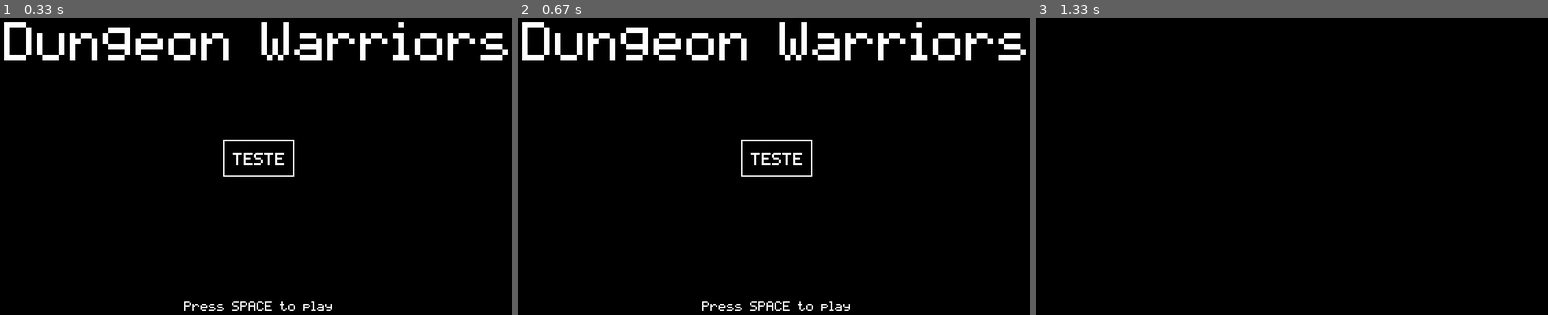
Above: before the commit, frames 1-3 (left to right).
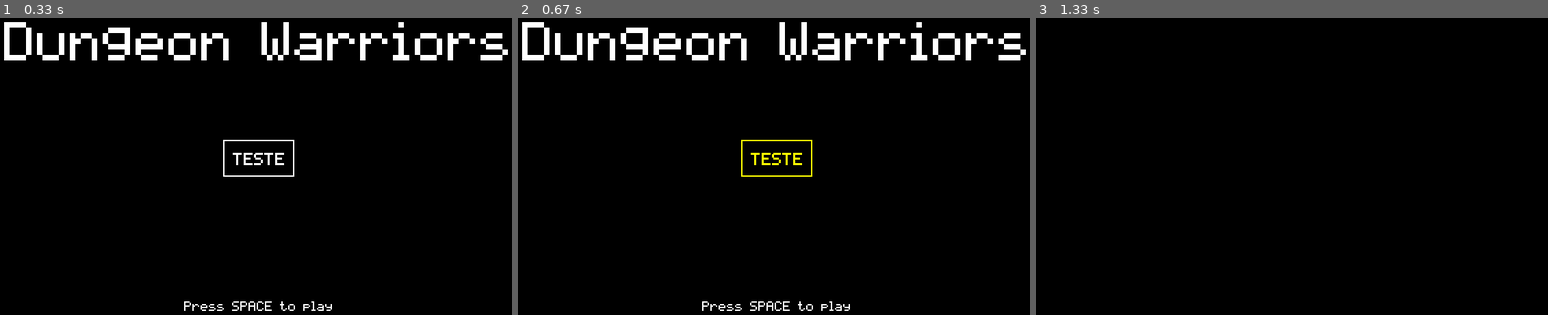
Above: after the commit, the same moments.

Repository: Luc4sKr/Programacao-II
Game: pygame game, started from pygame/005-menu/main.py
Same seed, same stepped clock (60 frames per second), same inputs: the game is played once before the commit and once after it.
Inputs (mouse positions are in pixels of both pictures, inside the frame that each line leads up to):
- Up to frame 1 (0.33 s): no input
- Up to frame 2 (0.67 s): click (779, 169) at 0.38 s
- Up to frame 3 (1.33 s): tap Space at 0.67 s

Frame 1 is identical in both runs. In frame 2, 0.4% of the frame differs, in the area x 43-58%, y 41-54%; in frame 3, nothing differs.

Commit message:
menu button

Diff:
--- a/pygame/005-menu/src/button.py
+++ b/pygame/005-menu/src/button.py
@@ -4,26 +4,59 @@
 from .constants import *
 
 class Button:
-    def __init__(self, screen, left, top, width, height, text, font_size=20, button_color=BLACK, font_color=WHITE, border_color=WHITE):
-        button_border = pygame.Rect(int(left - 2), int(top - 2), int(width + 4), int(height + 4))
-        button = pygame.Rect(int(left), int(top), int(width), int(height))
+    def __init__(self, text, left, top, width, height, callback_function=None, font_size=20, button_color=BLACK, font_color=WHITE, border_color=WHITE, hover_border_color=YELLOW):
+        self.left = left
+        self.top = top
+        self.width = width
+        self.height = height
+        self.text = text
+        self.font_size = font_size
+        self.button_color = button_color
+        self.base_font_color = font_color
+        self.font_color = font_color
+        self.base_border_color = border_color
+        self.border_color = border_color
+        self.hover_border_color = hover_border_color
 
-        pygame.draw.rect(screen, border_color, button_border)
-        pygame.draw.rect(screen, button_color, button)
+        self.button_border = pygame.Rect(int(self.left - 2), int(self.top - 2), int(self.width + 4), int(self.height + 4))
+        self.button = pygame.Rect(int(self.left), int(self.top), int(self.width), int(self.height))
 
-        draw_text(screen, text, font_size, font_color, left + (width / 2), top + (height / 2))
+        self.click = False
+        self.pressed = False
+
+        self.callback_function = callback_function
 
 
+    def draw(self, screen):
+        pygame.draw.rect(screen, self.border_color, self.button_border)
+        pygame.draw.rect(screen, self.button_color, self.button)
 
-"""
+        draw_text(screen, self.text, self.font_size, self.font_color, self.left + (self.width / 2), self.top + (self.height / 2))
 
-@staticmethod
-def draw_button(screen, left, top, width, height, text, font_size=20, button_color=Const.BLACK, font_color=Const.WHITE, border_color=Const.WHITE):
-    button_border = pygame.Rect(int(left - 2), int(top - 2), int(width + 4), int(height + 4))
-    button = pygame.Rect(int(left), int(top), int(width), int(height))
-    pygame.draw.rect(screen, border_color, button_border)
-    pygame.draw.rect(screen, button_color, button)
-    Draw_util.draw_text(screen, text, font_size, font_color, left + (width / 2), top + (height / 2))
-    return button
 
-"""
+    def update(self):
+        self.mouse_pos = pygame.mouse.get_pos()
+        self.click = pygame.mouse.get_pressed()[0]
+
+        self.check_hover()
+        self.check_click()
+
+
+    def check_click(self):
+        if self.check_hover() and self.click and not self.pressed:
+            if self.callback_function:
+                self.callback_function()
+            self.pressed = True
+
+        self.pressed = False
+
+
+    def check_hover(self):
+        if self.button.collidepoint(self.mouse_pos):
+            self.border_color = self.hover_border_color
+            self.font_color = self.hover_border_color
+            return True
+
+        self.border_color = self.base_border_color
+        self.font_color = self.base_font_color
+        return False
--- a/pygame/005-menu/src/constants.py
+++ b/pygame/005-menu/src/constants.py
@@ -12,3 +12,4 @@
 # Colors
 BLACK = (0, 0, 0)
 WHITE = (255, 255, 255)
+YELLOW = (255, 255, 0)
--- a/pygame/005-menu/src/game.py
+++ b/pygame/005-menu/src/game.py
@@ -11,6 +11,7 @@
 
         self.screen = pygame.display.set_mode(RESOLUTION)
         pygame.display.set_caption("Dungeon Warriors")
+
         self.clock = pygame.time.Clock()
         self.game_over = False
         self.main_menu = MainMenu(self)
--- a/pygame/005-menu/src/menu.py
+++ b/pygame/005-menu/src/menu.py
@@ -41,19 +41,26 @@
     def __init__(self, game) -> None:
         super().__init__(game)
 
+        self.btn1 = Button("TESTE", HALF_WIDTH - 50, 200, 100, 50, callback_function=self.teste)
+
     def draw(self):
         super().draw()
 
         draw_text(self.game.screen, "Dungeon Warriors", TITLE_FONT, WHITE, HALF_WIDTH, 50)
         draw_text(self.game.screen, "Press SPACE to play", 16, WHITE, HALF_WIDTH, 440)
 
-        btn1 = Button(self.game.screen, HALF_WIDTH - 50, 200, 100, 50, "TESTE")
+        self.btn1.draw(self.game.screen)
 
     def update(self):
         super().update()
+
+        self.btn1.update()
 
     def menu_events(self, event):
         if event.type == pygame.KEYDOWN:
             if event.key == pygame.K_SPACE:
                 self.show = False
                 self.game.run()
+
+    def teste(self):
+        print("teste")
